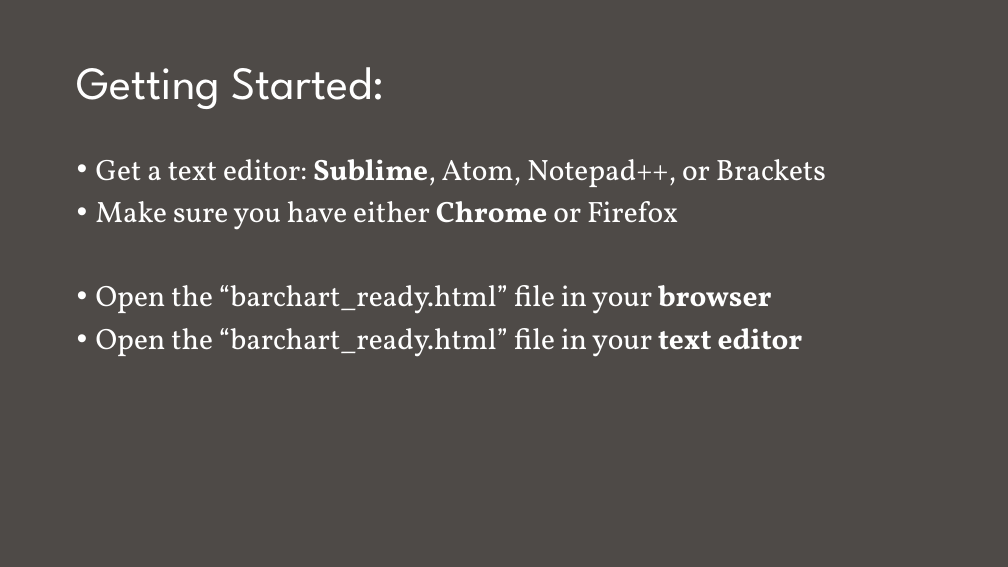
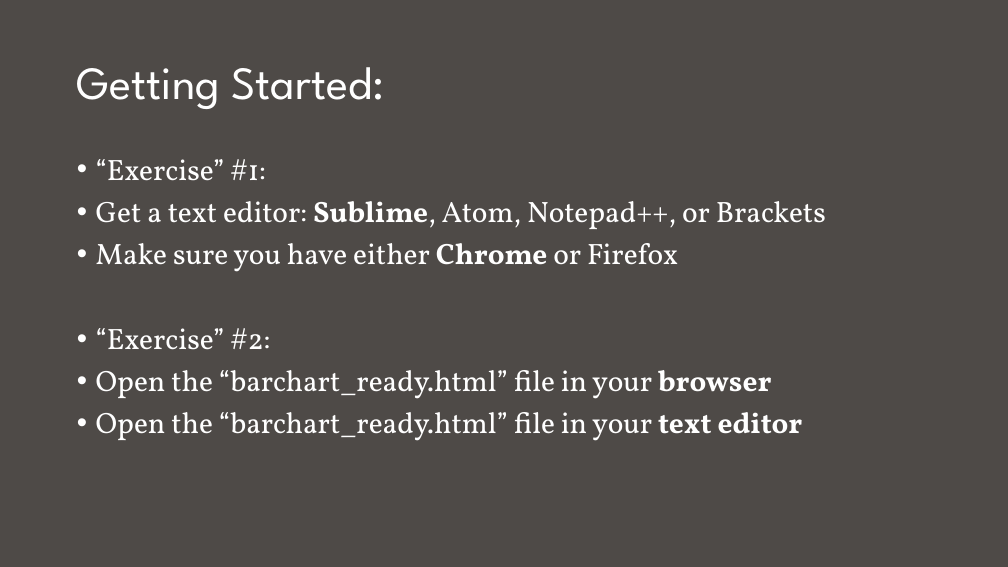
Before and after one commit to nuitrcs/Intro_to_d3_workshop, a slide deck: slide 16 of Introduction to D3.pptx (slide 15 before the commit). Drawn at 1008x567 pixels with LibreOffice and Linux fonts; fonts in the diff are those of the drawing. Boxes give left, top, right and bottom in pixels: in the first picture for what was removed or moved away, otherwise in the second. Text is boxed around its words. In the diff, an @@ line names an element or a change of style, - is before the commit and + after.

```diff
--- a/Introduction to D3.pptx
+++ b/Introduction to D3.pptx
@@ text at (x1=96, y1=159, x2=266, y2=181): paragraph added @@
+• “Exercise” #1:
@@ text at (x1=96, y1=328, x2=270, y2=350): paragraph added @@
+• “Exercise” #2:
```
Also in this commit, not shown: 7 other slides changed, 2 slides added, 1 slide removed.
